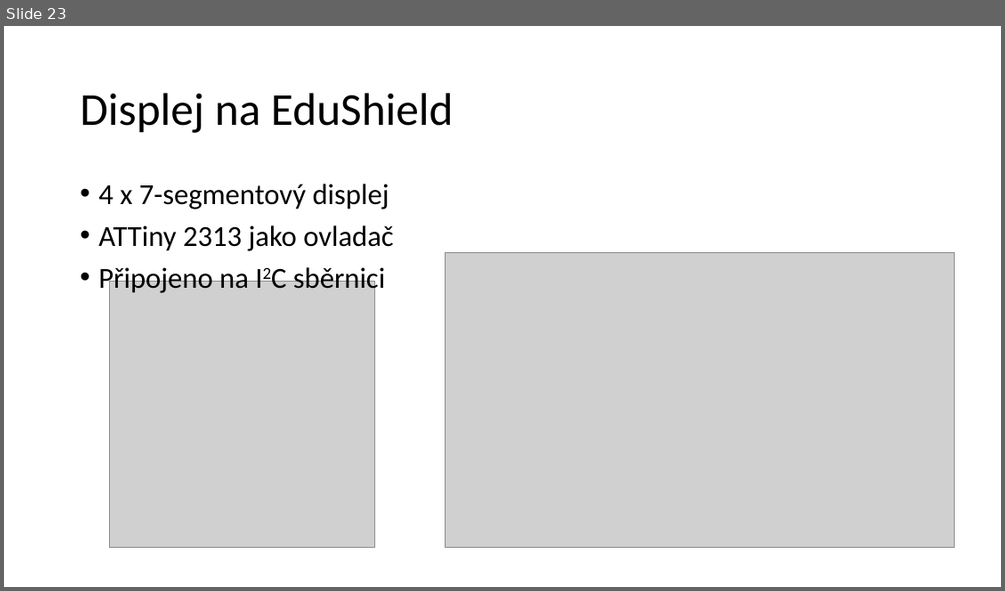
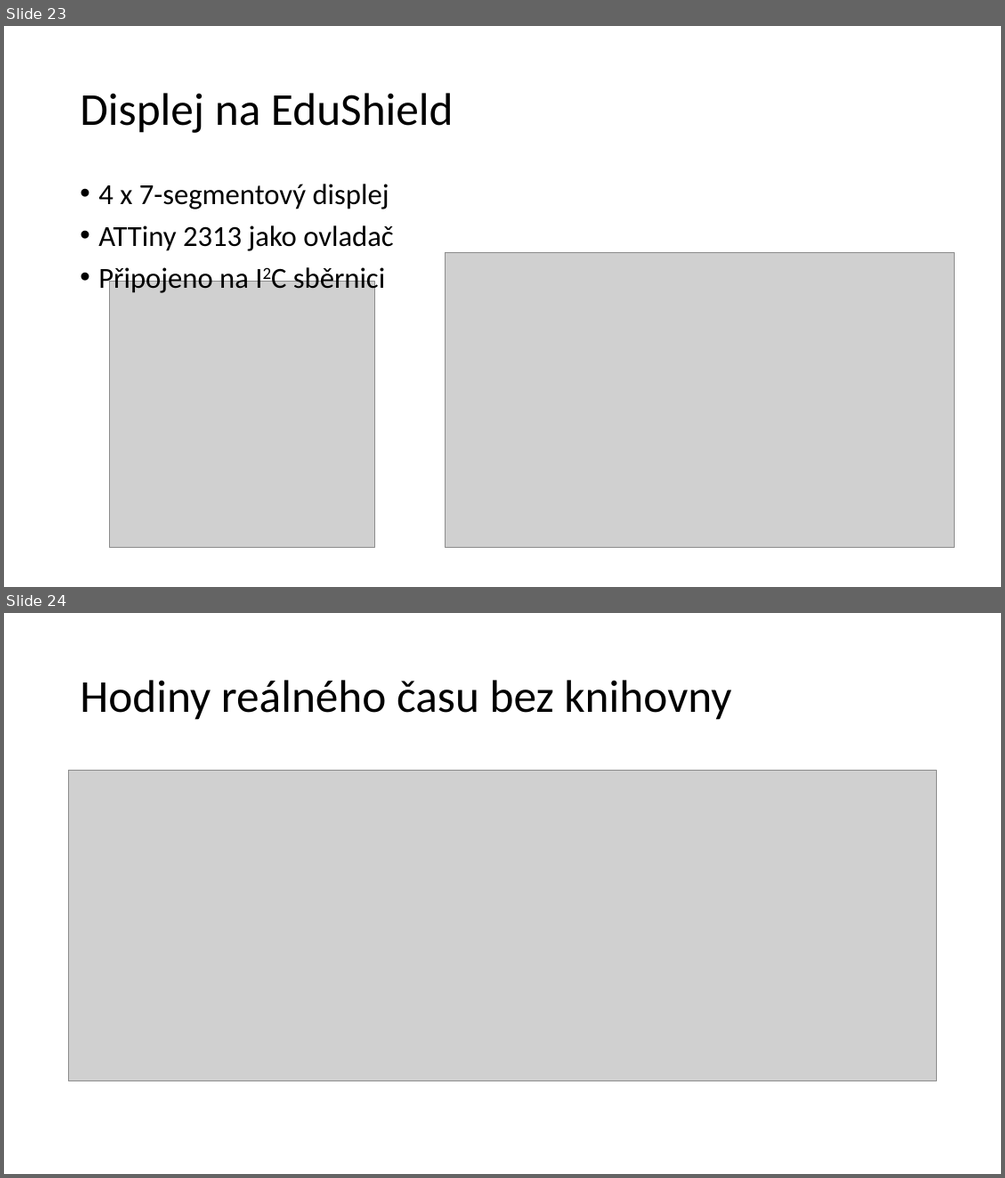
Before and after one commit to arduino-edushield/edushield, a slide deck: learning/Arduino Workshop EduShield.pptx. Shown one above the other, each under a label of ours: slide 23 before the commit, slides 23 and 24 after it. The pictures are 1005x591 and 1005x1178 pixels, drawn with LibreOffice and Linux fonts; fonts in the diff are those of the drawing; grey boxes stand for pictures. Boxes give left, top, right and bottom in pixels: in the first picture for what was removed or moved away, otherwise in the second. Text is boxed around its words. In the diff, an @@ line names an element or a change of style, - is before the commit and + after.

```diff
--- a/learning/Arduino Workshop EduShield.pptx
+++ b/learning/Arduino Workshop EduShield.pptx
@@ slide 24 added at <box>4,613,1001,1174</box>, background #FFFFFF @@
@@ title added at <box>80,680,731,720</box>, 44 pt, text #000000 @@
+Hodiny reálného času bez knihovny
@@ picture added at <box>69,770,937,1081</box> @@
```
Also in this commit, not shown: 2 slides changed, 1 other slide added.
